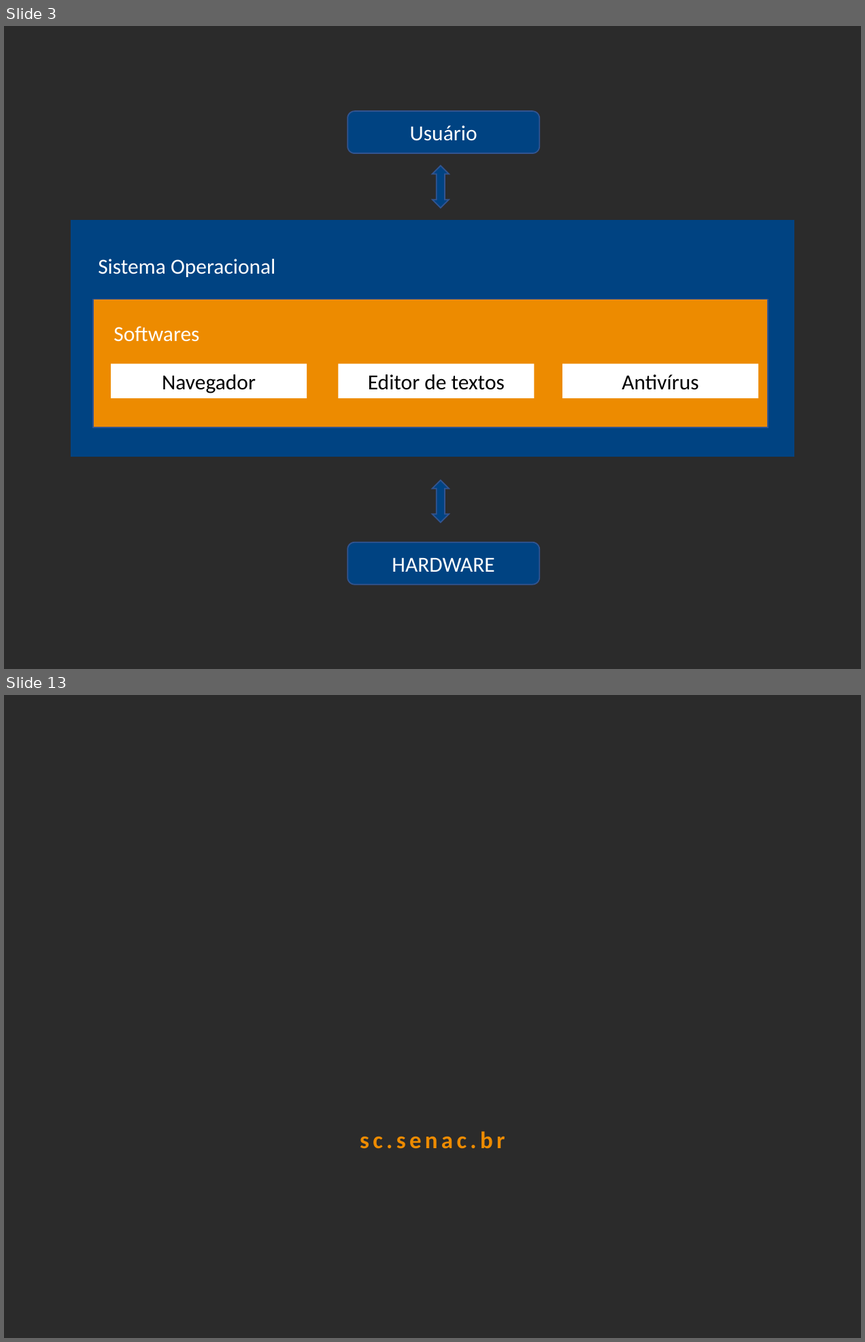
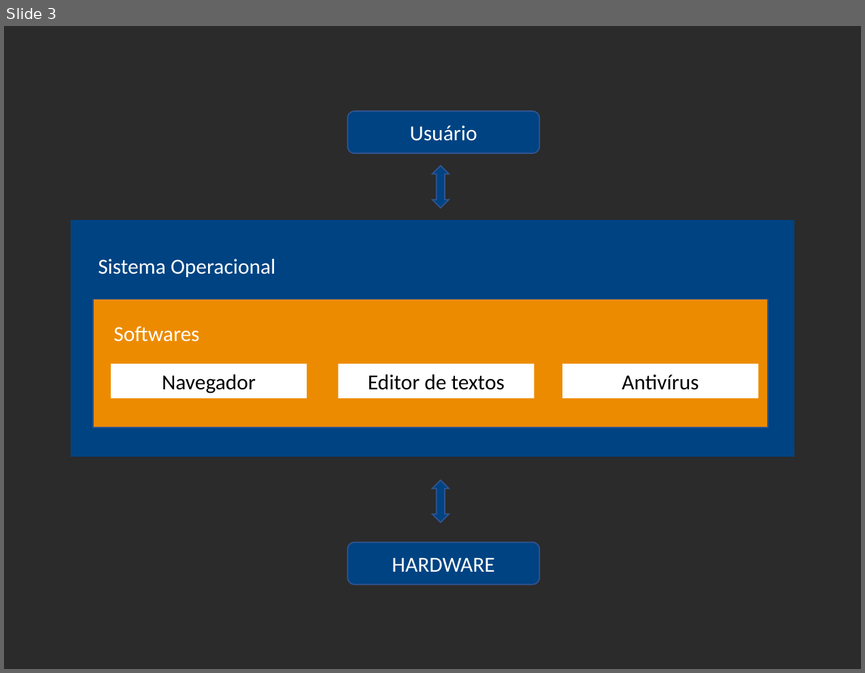
Before and after one commit to william-cirico/LA1-Proway, a slide deck: Aula 01 - Introdução/Introdução à Lógica de Programação.pptx. Shown one above the other, each under a label of ours: slides 3 and 13 before the commit, slide 3 after it; the slides between them are not shown. The pictures are 865x1342 and 865x673 pixels, drawn with LibreOffice and Linux fonts; fonts in the diff are those of the drawing; background and template pictures are left out; a plain dark background stands for a picture behind light text. Boxes give left, top, right and bottom in pixels: in the first picture for what was removed or moved away, otherwise in the second. Text is boxed around its words. In the diff, an @@ line names an element or a change of style, - is before the commit and + after.

```diff
--- a/Aula 01 - Introdução/Introdução à Lógica de Programação.pptx
+++ b/Aula 01 - Introdução/Introdução à Lógica de Programação.pptx
@@ slide 13 removed at bbox=[4, 695, 861, 1338], background picture (left out) @@
@@ text removed at bbox=[360, 1131, 504, 1149] @@
-sc.senac.br
```
Also in this commit, not shown: 11 slides changed, 1 slide added.
